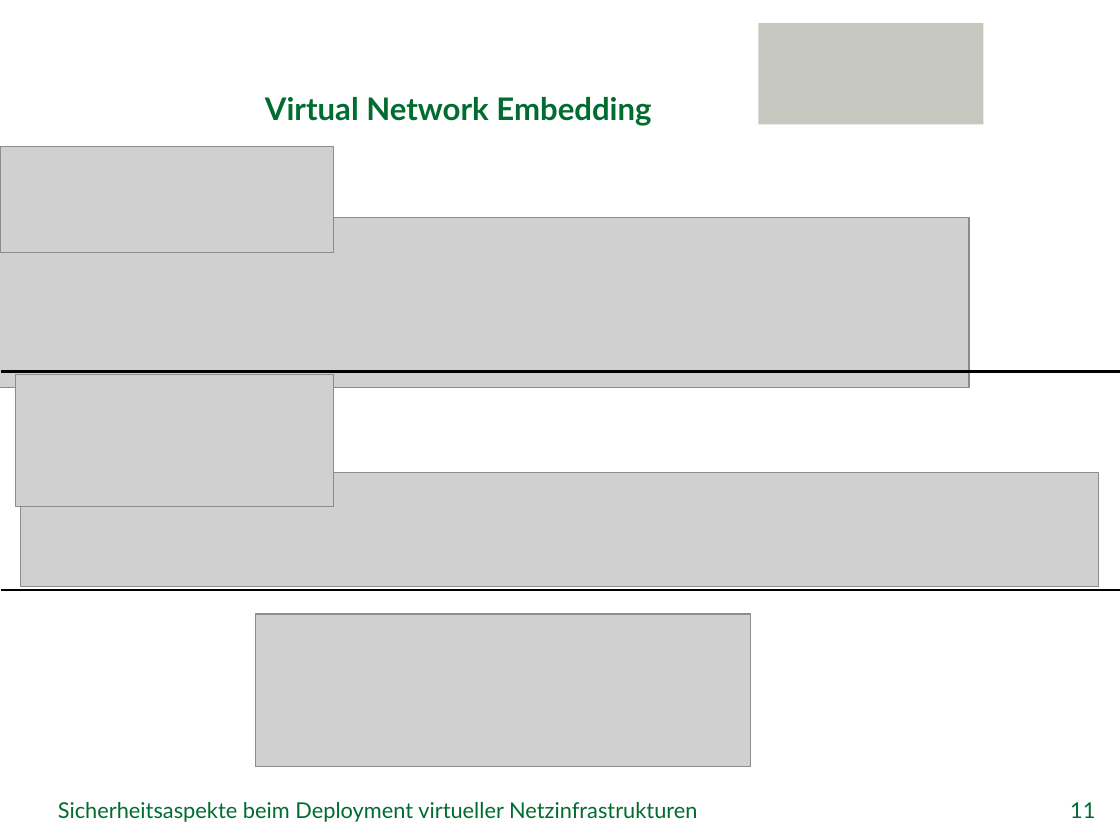
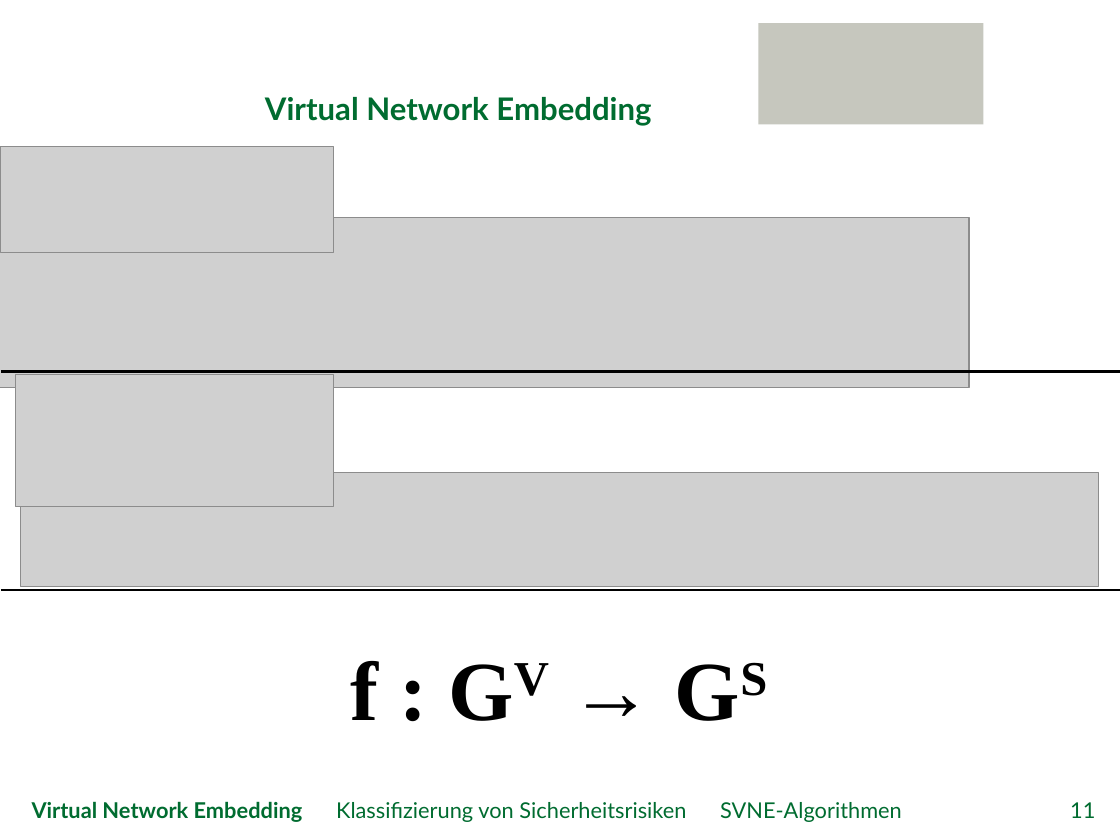
Before and after one commit to GeGroe/timvs, a slide deck: slide 11 of Referat/PowerPoint/TimvS_SVNE.pptx. Drawn at 1120x840 pixels with LibreOffice and Linux fonts; fonts in the diff are those of the drawing; grey boxes stand for pictures; background and template pictures are left out. Boxes give left, top, right and bottom in pixels: in the first picture for what was removed or moved away, otherwise in the second. Text is boxed around its words. In the diff, an @@ line names an element or a change of style, - is before the commit and + after.

```diff
--- a/Referat/PowerPoint/TimvS_SVNE.pptx
+++ b/Referat/PowerPoint/TimvS_SVNE.pptx
@@ picture removed at (255,614,749,766) @@
@@ text added at (351,661,379,720), 54 pt, text #000000, bold @@
+f : GV → GS
@@ text at (32,801,902,822): text changed @@
-Sicherheitsaspekte beim Deployment virtueller Netzinfrastrukturen
+Virtual Network Embedding Klassifizierung von Sicherheitsrisiken SVNE-Algorithmen
```
Also in this commit, not shown: 24 other slides changed, 6 slides added, 2 slides removed, 4 other files.
